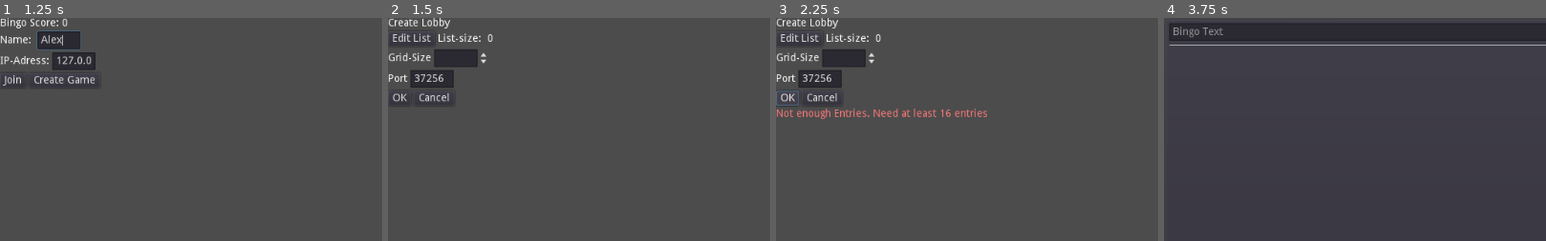
Above: before the commit, frames 1-4 (left to right).
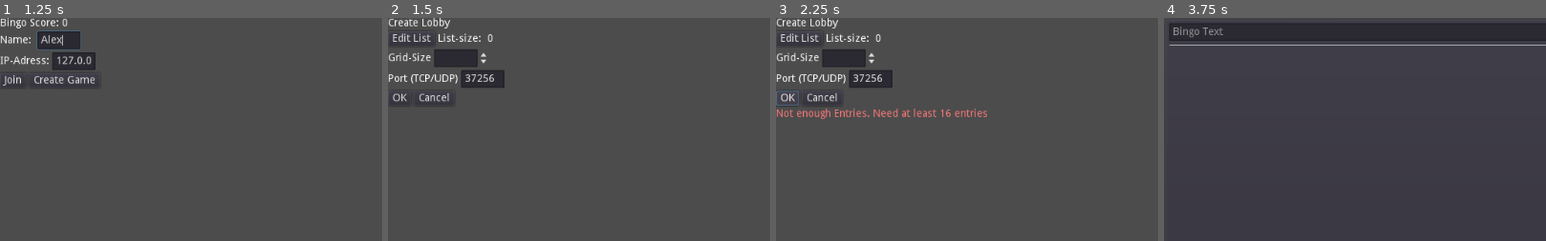
Above: after the commit, the same moments.

Repository: Reneator/Godot-Online-Bingo
Game: Godot game, scene res://Main_Menu.tscn
Two runs of this game, one before a commit and one after it. Both use one fixed random seed, a clock stepped at 60 frames per second and the inputs below.
Inputs (mouse positions are % of the whole screen's width and height, from its top left):
- Up to frame 1 (1.25 s): click (8, 5) at 0.52 s; type "Alex" at 0.6 s
- Up to frame 2 (1.5 s): click "Create Game" at 1.25 s
- Up to frame 3 (2.25 s): click "OK" at 2 s
- Up to frame 4 (3.75 s): click "OK" at 2.75 s; click "Edit List" at 3.5 s
The pictures show only the part of the screen within x 0-50%, y 0-50%; the shares and areas given below are measured in that part.

Frame 1 is identical in both runs. In frame 2, 1.7% of the frame differs, in the area x 5-31%, y 23-32%; in frame 3, 1.7%; in frame 4, nothing differs.

Commit message:
Bugfixes

Diff:
--- a/Admin/Bingo_Confirm_Popup.gd
+++ b/Admin/Bingo_Confirm_Popup.gd
@@ -9,6 +9,9 @@
 
 signal confirmed(session)
 signal rejected(session)
+
+func ready():
+	$VBoxContainer/Bingo.disabled = true
 
 func add_session(session: Session):
 	bingo_queue.append(session)
--- a/Admin/Lobby_Admin.gd
+++ b/Admin/Lobby_Admin.gd
@@ -72,7 +72,7 @@
 	var session = session_manager.check_for_existing_session(username)
 	var popup_bingo = $Bingo_Popup/VBoxContainer/Bingo
 	popup_bingo.disabled = true
-	popup_bingo.initialize_with_session(session)
+	popup_bingo.initialize_with_session(session, false)
 	$Bingo_Popup.show()
 
 func on_network_peer_disconnected(id):
--- a/Admin/Lobby_Admin.tscn
+++ b/Admin/Lobby_Admin.tscn
@@ -139,5 +139,5 @@
 margin_top = 31.0397
 margin_right = 762.025
 margin_bottom = 593.04
-[connection signal="pressed" from="Lobby_Admin/HBoxContainer/HBoxContainer/Copy_IP_Button" to="Lobby_Admin" method="_on_Copy_IP_Button_pressed"]
+[connection signal="pressed" from="Lobby_Admin/HBoxContainer/HBoxContainer/Copy_IP_Button" to="." method="_on_Copy_IP_Button_pressed"]
 [connection signal="pressed" from="Bingo_Popup/VBoxContainer/HBoxContainer/Close_Button" to="." method="_on_Close_Button_pressed"]
--- a/Bingo/Bingo.gd
+++ b/Bingo/Bingo.gd
@@ -12,7 +12,7 @@
 
 var rows
 
-func initialize_with_session(session : Session):
+func initialize_with_session(session : Session, validate = true):
 	var elements = initialize(session.bingo_entries, session.grid_size)
 	if session.bingo_entries_states.size() <= 0:
 		return
@@ -21,7 +21,7 @@
 		var element = elements[i]
 		var is_pressed = (pressed == "True")
 		element.pressed = is_pressed
-		if session.bingo_entries_validation.size() > 0:
+		if validate and session.bingo_entries_validation.size() > 0:
 			element.creation_date = session.creation_date
 			element.is_valid = session.bingo_entries_validation[i]
 			element.refresh()
--- a/Lobby/Create_Lobby_Screen.gd
+++ b/Lobby/Create_Lobby_Screen.gd
@@ -10,8 +10,8 @@
 	if not valid:
 		return
 	var activated_upnp = activate_upnp()
-	if not activated_upnp:
-		return
+	if activated_upnp:
+		print_error("Error-code: %s Port could not be registered. Is UPNP active on your Router and your Device allowed to set Ports via UPNP?" % str(activated_upnp))
 	create_server()
 	Global.is_host = true
 	save()
@@ -28,13 +28,16 @@
 			Global.upnp = upnp
 			Global.upnp_port = port
 			return true
-		_:
-			print_error("Port could not be registered. Is UPNP active on your Router and your Device allowed to set Ports via UPNP?")
+	return result
 
 func create_server():
 	var port = get_port()
 	var peer = NetworkedMultiplayerENet.new()
-	peer.create_server(port, 100)
+	var error = peer.create_server(port, 100)
+	if error:
+		print("not possible to create Server: " + str(error))
+		return false
+	Global.upnp_port = port
 	get_tree().set_network_peer(peer)
 	get_tree().set_meta("network_peer", peer)
 	print("Server created!")
--- a/Lobby/Create_Lobby_Screen.tscn
+++ b/Lobby/Create_Lobby_Screen.tscn
@@ -65,13 +65,13 @@
 
 [node name="Label" type="Label" parent="HBoxContainer4"]
 margin_top = 5.0
-margin_right = 26.0
+margin_right = 94.0
 margin_bottom = 19.0
-text = "Port"
+text = "Port (TCP/UDP)"
 
 [node name="Port_Line_Edit" type="LineEdit" parent="HBoxContainer4"]
-margin_left = 30.0
-margin_right = 88.0
+margin_left = 98.0
+margin_right = 156.0
 margin_bottom = 24.0
 text = "37256"
 
--- a/Main_Menu.gd
+++ b/Main_Menu.gd
@@ -9,7 +9,6 @@
 	get_tree().connect("server_disconnected", self, "on_disconnected")
 	Game.connect("start_game", self, "on_start_game")
 	Game.connect("server_error_message", self, "on_server_error_message")
-
 
 func _on_Create_Game_Button_pressed():
 	var valid = check_name()
Not shown, changed: export_presets.cfg
